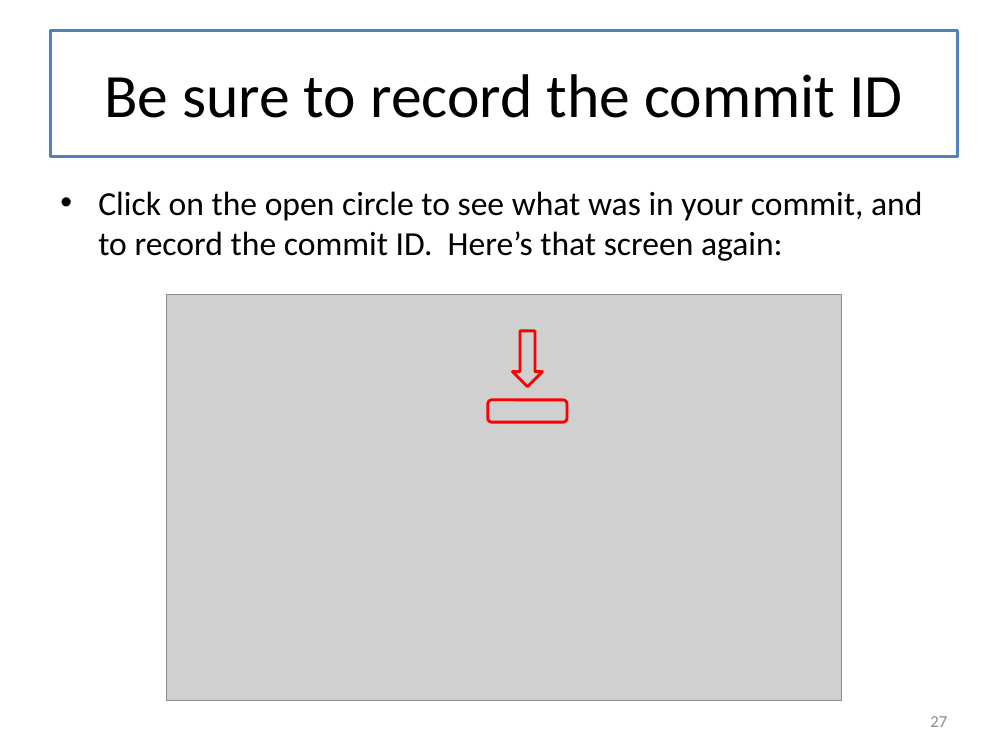
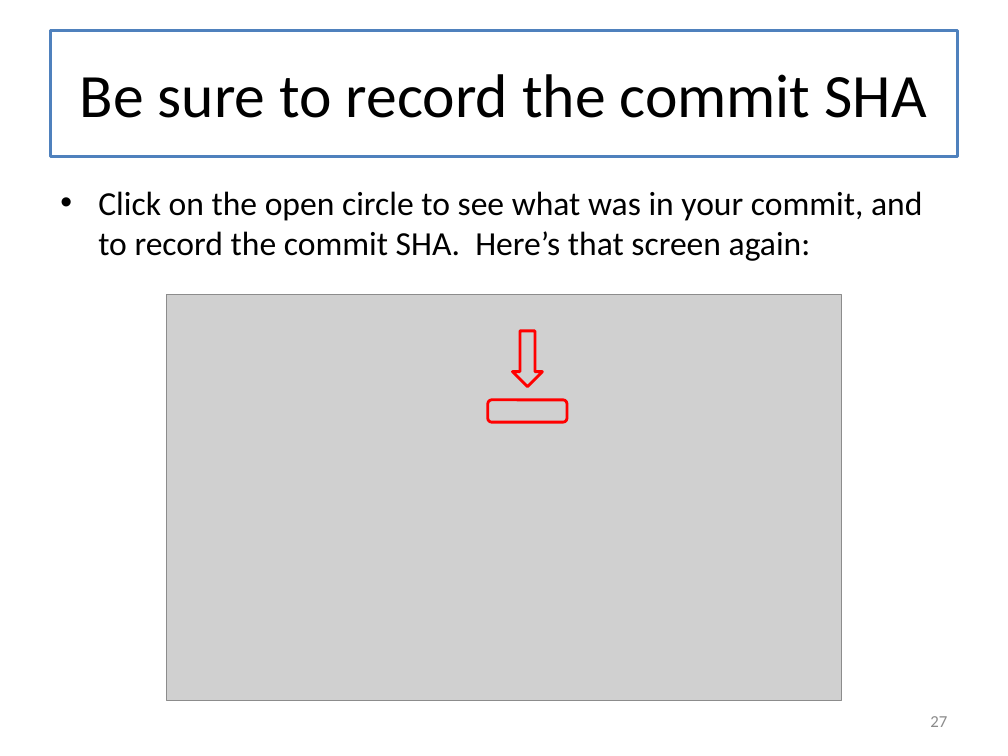
Before and after one commit to mwand/cs5010f16, a slide deck: slide 27 of Slides/Lesson 0.5 Introduction to Git.pptx. Drawn at 1008x756 pixels with LibreOffice and Linux fonts; fonts in the diff are those of the drawing; grey boxes stand for pictures. Boxes give left, top, right and bottom in pixels: in the first picture for what was removed or moved away, otherwise in the second. Text is boxed around its words. In the diff, an @@ line names an element or a change of style, - is before the commit and + after.

```diff
--- a/Slides/Lesson 0.5 Introduction to Git.pptx
+++ b/Slides/Lesson 0.5 Introduction to Git.pptx
@@ title at <box>80,74,927,118</box>: text changed @@
-Be sure to record the commit ID
+Be sure to record the commit SHA
@@ text at <box>98,191,922,261</box>: text changed @@
-• Click on the open circle to see what was in your commit, and to record the commit ID. Here’s that screen again:
+• Click on the open circle to see what was in your commit, and to record the commit SHA. Here’s that screen again:
```
Also in this commit, not shown: 1 other slide changed, 1 slide added, 1 other file.
